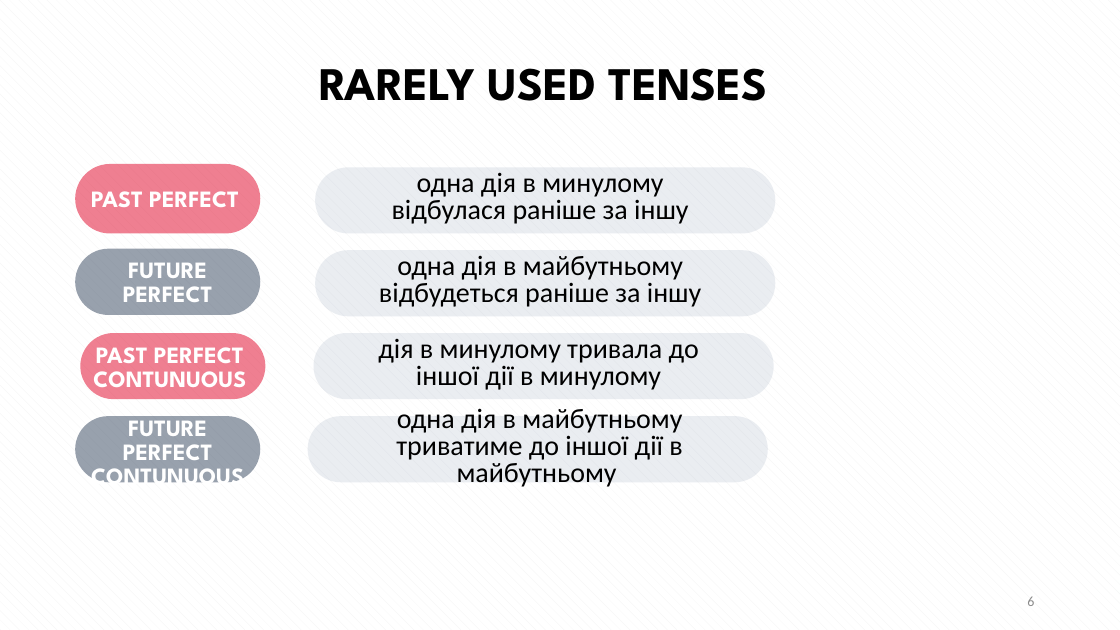
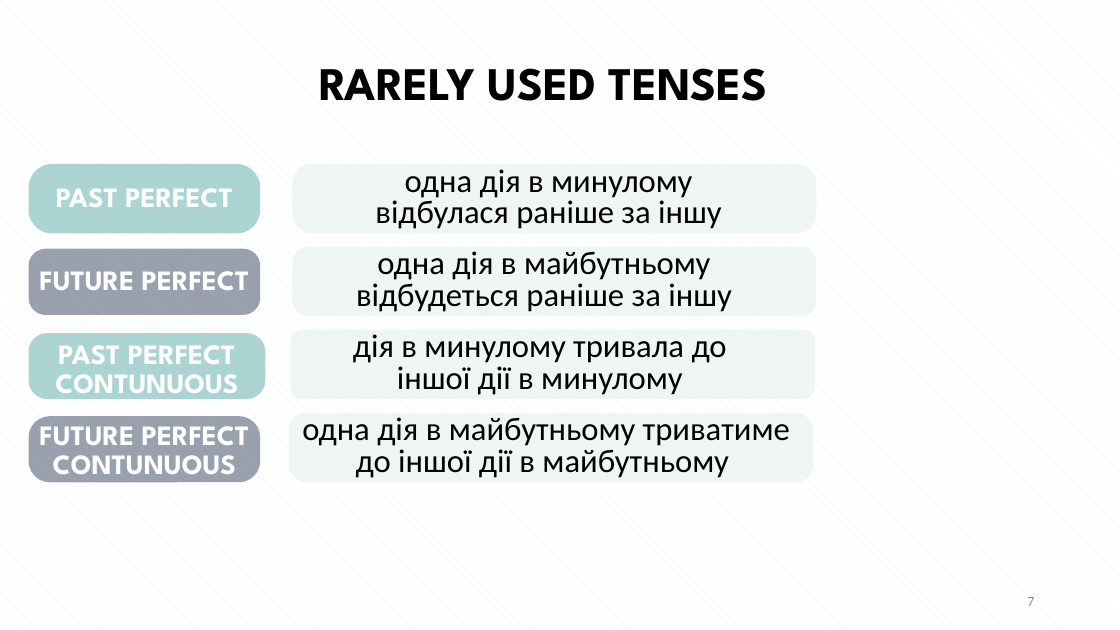
Before and after one commit to vikhulei/TeachLearnFullStack, a slide deck: slide 7 of public/docs/Reviews.pptx (slide 6 before the commit). Drawn at 1120x630 pixels with LibreOffice and Linux fonts; fonts in the diff are those of the drawing. Boxes give left, top, right and bottom in pixels: in the first picture for what was removed or moved away, otherwise in the second. Text is boxed around its words. In the diff, an @@ line names an element or a change of style, - is before the commit and + after.

```diff
--- a/public/docs/Reviews.pptx
+++ b/public/docs/Reviews.pptx
@@ rounded rectangle: place and size @@
-rounded rectangle at bbox=[75, 164, 260, 234]
+rounded rectangle at bbox=[29, 164, 260, 234]
@@ rounded rectangle at bbox=[29, 164, 260, 234]: fill #E31737 at 55% opacity to #66B2B0 at 55% opacity; proportions changed @@
@@ rounded rectangle: place and size @@
-rounded rectangle at bbox=[315, 167, 776, 234]
+rounded rectangle at bbox=[292, 164, 817, 234]
@@ text "одна дія в минулому відбулася ...": place and size @@
-text "одна дія в минулому відбулася ..." at bbox=[392, 172, 688, 224]
+text "одна дія в минулому відбулася ..." at bbox=[375, 169, 721, 229]
@@ text "PAST PERFECT": place and size @@
-text "PAST PERFECT" at bbox=[91, 191, 239, 207]
+text "PAST PERFECT" at bbox=[56, 188, 233, 207]
@@ rounded rectangle: place and size @@
-rounded rectangle at bbox=[75, 249, 260, 315]
+rounded rectangle at bbox=[29, 249, 260, 315]
@@ rounded rectangle at bbox=[29, 249, 260, 315]: proportions changed @@
@@ text "FUTURE PERFECT": place and size @@
-text "FUTURE PERFECT" at bbox=[123, 262, 213, 302]
+text "FUTURE PERFECT" at bbox=[39, 271, 250, 290]
@@ rounded rectangle: place and size @@
-rounded rectangle at bbox=[315, 250, 776, 317]
+rounded rectangle at bbox=[292, 247, 817, 317]
@@ size 24 to 28 pt in 4 elements at bbox=[302, 417, 790, 478], bbox=[375, 169, 721, 229], bbox=[353, 334, 727, 395], bbox=[356, 251, 731, 312] @@
@@ text "одна дія в майбутньому відбудеться ...": place and size @@
-text "одна дія в майбутньому відбудеться ..." at bbox=[379, 255, 701, 307]
+text "одна дія в майбутньому відбудеться ..." at bbox=[356, 251, 731, 312]
@@ rounded rectangle: place and size @@
-rounded rectangle at bbox=[313, 334, 774, 400]
+rounded rectangle at bbox=[291, 329, 815, 399]
@@ rounded rectangle at bbox=[29, 334, 266, 400]: fill #E31737 at 55% opacity to #66B2B0 at 55% opacity; proportions changed @@
@@ rounded rectangle: place and size @@
-rounded rectangle at bbox=[81, 334, 266, 400]
+rounded rectangle at bbox=[29, 334, 266, 400]
@@ size 20 to 24 pt in 4 elements at bbox=[56, 188, 233, 207], bbox=[39, 271, 250, 290], bbox=[39, 417, 250, 483], bbox=[55, 345, 238, 402] @@
@@ text "PAST PERFECT CONTUNUOUS": place and size @@
-text "PAST PERFECT CONTUNUOUS" at bbox=[93, 347, 246, 395]
+text "PAST PERFECT CONTUNUOUS" at bbox=[55, 345, 238, 402]
@@ text "дія в минулому тривала до ...": place and size @@
-text "дія в минулому тривала до ..." at bbox=[378, 339, 699, 390]
+text "дія в минулому тривала до ..." at bbox=[353, 334, 727, 395]
@@ rounded rectangle at bbox=[29, 416, 260, 482]: proportions changed @@
@@ rounded rectangle: place and size @@
-rounded rectangle at bbox=[75, 416, 260, 482]
+rounded rectangle at bbox=[29, 416, 260, 482]
@@ text "FUTURE PERFECT CONTUNUOUS": place and size @@
-text "FUTURE PERFECT CONTUNUOUS" at bbox=[91, 413, 244, 491]
+text "FUTURE PERFECT CONTUNUOUS" at bbox=[39, 417, 250, 483]
@@ fill #ADB9CA at 25% opacity to #C7DFDC at 25% opacity; proportions changed in 4 elements at bbox=[292, 164, 817, 234], bbox=[292, 247, 817, 317], bbox=[291, 329, 815, 399], bbox=[289, 413, 813, 482] @@
@@ rounded rectangle: place and size @@
-rounded rectangle at bbox=[308, 416, 768, 482]
+rounded rectangle at bbox=[289, 413, 813, 482]
@@ text "одна дія в майбутньому триватиме ...": place and size @@
-text "одна дія в майбутньому триватиме ..." at bbox=[396, 409, 682, 487]
+text "одна дія в майбутньому триватиме ..." at bbox=[302, 417, 790, 478]
@@ page number at bbox=[1027, 597, 1034, 606]: text changed @@
-6
+7
```
Also in this commit, not shown: 2 slides added, 3 other files.
